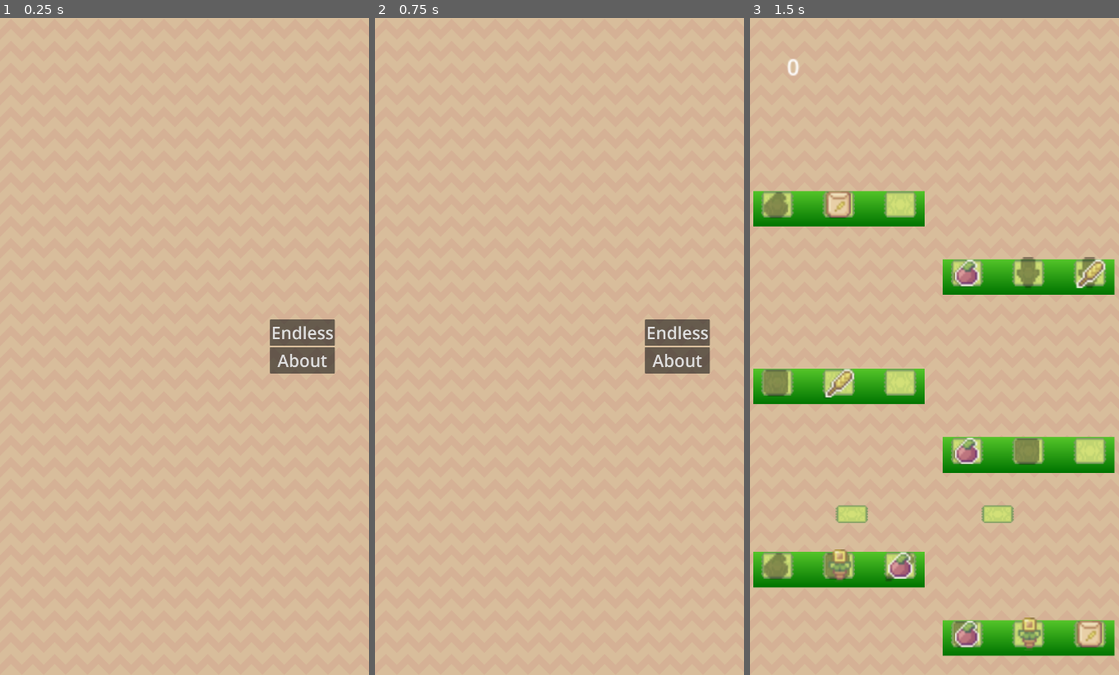
Above: before the commit, frames 1-3 (left to right).
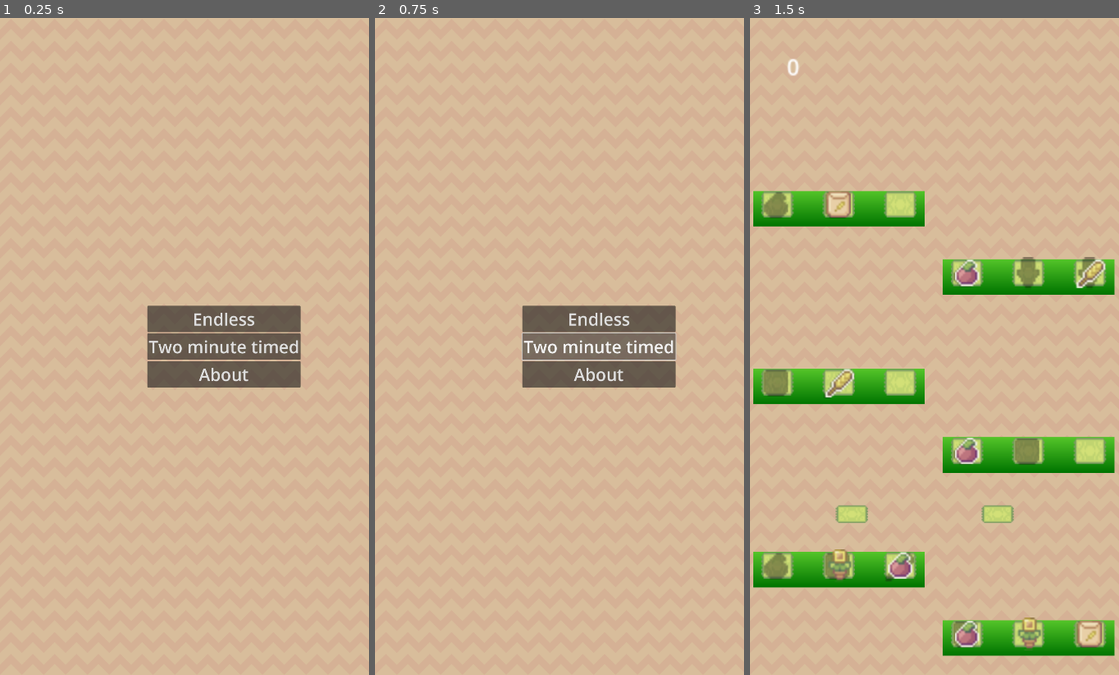
Above: after the commit, the same moments.

Repository: andrewcrisp/shelfsortinggame
Game: Godot game, scene res://scenes/game.tscn
Two runs of this game, one before a commit and one after it. Both use one fixed random seed, a clock stepped at 60 frames per second and the inputs below.
Inputs (mouse positions are in pixels of both pictures, inside the frame that each line leads up to):
- Up to frame 1 (0.25 s): no input
- Up to frame 2 (0.75 s): click (600, 346) at 0.5 s, where only the run after the commit has a clickable "Two minute timed"
- Up to frame 3 (1.5 s): click "Endless" at 1.25 s

The runs differ from the first frame. In frame 1, 5.4% of the frame differs, in the area x 39-91%, y 43-57%; in frame 2, 5.5%; in frame 3, nothing differs.

Commit message:
Make a level timer

Diff:
--- a/scenes/game.tscn
+++ b/scenes/game.tscn
@@ -20,7 +20,6 @@
 scale = Vector2(4, 4)
 
 [node name="Starting_Menu" parent="." instance=ExtResource("2_lnu2h")]
-position = Vector2(-100, 0)
 
 [node name="Background" type="Sprite2D" parent="."]
 z_index = -1
--- a/scenes/menus/starting_menu.tscn
+++ b/scenes/menus/starting_menu.tscn
@@ -22,9 +22,10 @@
 anchor_top = 0.5
 anchor_right = 1.0
 anchor_bottom = 0.5
-offset_left = -67.0
-offset_top = -33.0
-offset_bottom = 33.0
+offset_left = -649.0
+offset_top = -119.5
+offset_right = -200.0
+offset_bottom = 119.5
 grow_horizontal = 0
 grow_vertical = 2
 script = ExtResource("1_awdct")
@@ -34,6 +35,12 @@
 theme_override_font_sizes/font_size = 50
 text = "Endless"
 
+[node name="Button" type="Button" parent="Control/Menu"]
+layout_mode = 2
+theme_override_font_sizes/font_size = 50
+text = "Two minute timed
+"
+
 [node name="AboutButton" type="Button" parent="Control/Menu"]
 layout_mode = 2
 theme_override_font_sizes/font_size = 50
--- /dev/null
+++ b/scenes/timed_level.tscn
@@ -0,0 +1,21 @@
+[gd_scene load_steps=2 format=3 uid="uid://3oq17hv1epby"]
+
+[ext_resource type="Script" uid="uid://ytg2ifbfnpbo" path="res://scripts/timed_level.gd" id="1_b8o7s"]
+
+[node name="TimedLevel" type="Node2D"]
+script = ExtResource("1_b8o7s")
+
+[node name="Timer" type="Timer" parent="."]
+
+[node name="Container" type="Control" parent="."]
+layout_mode = 3
+anchors_preset = 0
+offset_right = 40.0
+offset_bottom = 40.0
+
+[node name="Label" type="Label" parent="Container"]
+layout_mode = 2
+offset_right = 40.0
+offset_bottom = 23.0
+theme_override_font_sizes/font_size = 30
+text = "120"
--- /dev/null
+++ b/scripts/timed_level.gd
@@ -0,0 +1,18 @@
+extends Node2D
+
+const MINUTES: int = 60
+@onready var timer = $Timer
+@onready var timedisplay = $Container/Label
+
+
+func _ready() -> void:
+	timer.wait_time = 2 * MINUTES
+	#timer.start()
+	timedisplay.text = String.num(timer.wait_time, 1)
+	var viewportSize = get_viewport().get_visible_rect().size
+	$Container.size = viewportSize
+	$Container/Label.position.x = viewportSize.x/2
+
+func _process(_delta: float) -> void:
+	if !(timer.is_stopped()):
+		timedisplay.text = String.num(timer.time_left, 1)
Not shown, added: scripts/timed_level.gd.uid
